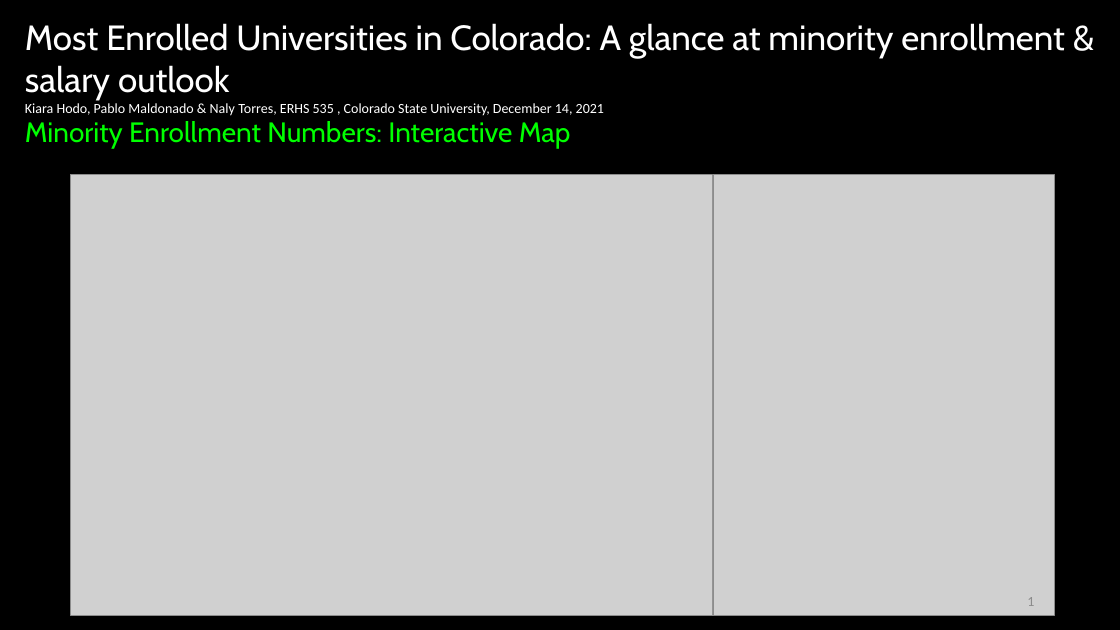
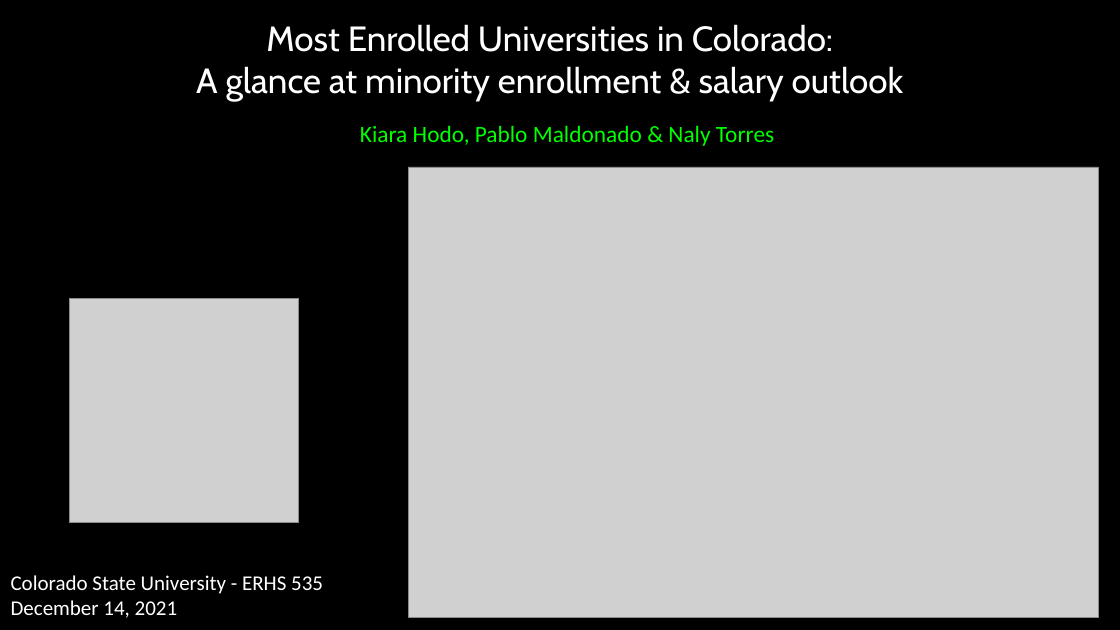
Before and after one commit to pmlnado/Rproj_final, a slide deck: slide 1 of R_FINAL_PPT.pptx. Drawn at 1120x630 pixels with LibreOffice and Linux fonts; fonts in the diff are those of the drawing; grey boxes stand for pictures. Boxes give left, top, right and bottom in pixels: in the first picture for what was removed or moved away, otherwise in the second. Text is boxed around its words. In the diff, an @@ line names an element or a change of style, - is before the commit and + after.

Commit message:
edited ppt_Naly

```diff
--- a/R_FINAL_PPT.pptx
+++ b/R_FINAL_PPT.pptx
@@ text at [196, 24, 904, 102]: text changed @@
-Most Enrolled Universities in Colorado: A glance at minority enrollment & salary outlook
+Most Enrolled Universities in Colorado:
+A glance at minority enrollment & salary outlook
@@ text removed at [25, 121, 571, 148] @@
-Minority Enrollment Numbers: Interactive Map
@@ text at [360, 125, 774, 146]: text changed; size 12 to 20 pt; text colour #FFFFFF to #00FF00 @@
-Kiara Hodo, Pablo Maldonado & Naly Torres, ERHS 535 , Colorado State University, December 14, 2021
+Kiara Hodo, Pablo Maldonado & Naly Torres
@@ picture removed at [71, 175, 713, 616] @@
@@ picture added at [408, 167, 1099, 618] @@
@@ picture removed at [713, 175, 1054, 616] @@
@@ picture added at [70, 298, 299, 522] @@
@@ text added at [11, 575, 323, 618], 18 pt, text #FFFFFF @@
+Colorado State University - ERHS 535
+December 14, 2021
@@ page number removed at [1027, 597, 1034, 606] @@
-1
```
Also in this commit, not shown: 3 slides added.
